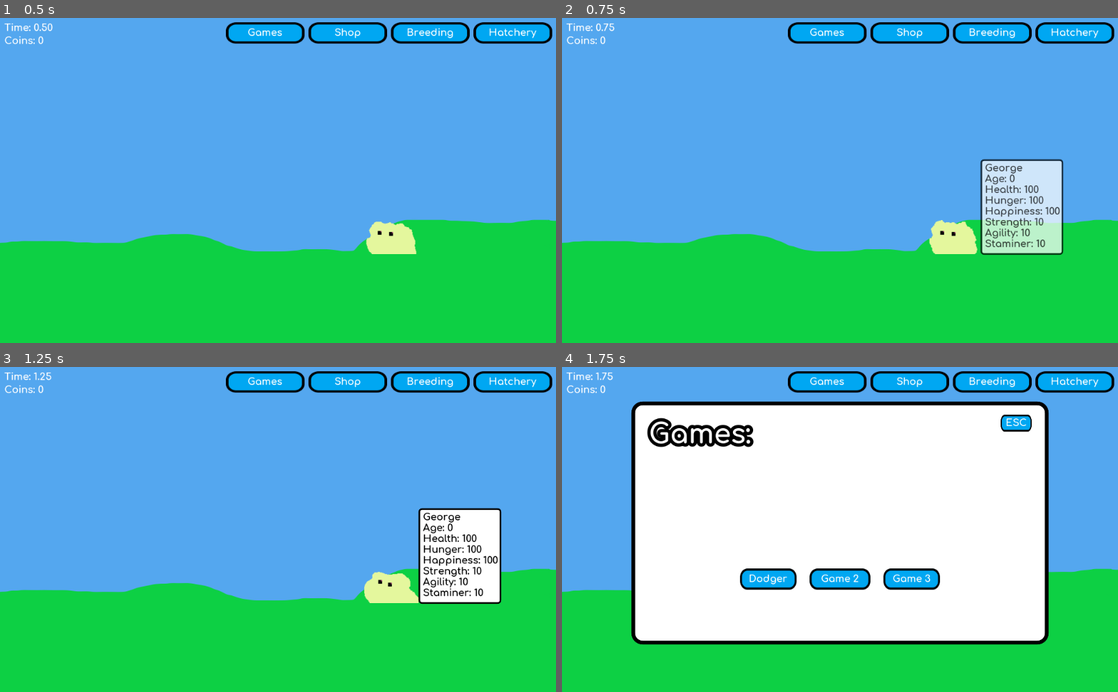
Above: before the commit, frames 1-4 (two rows, left to right).
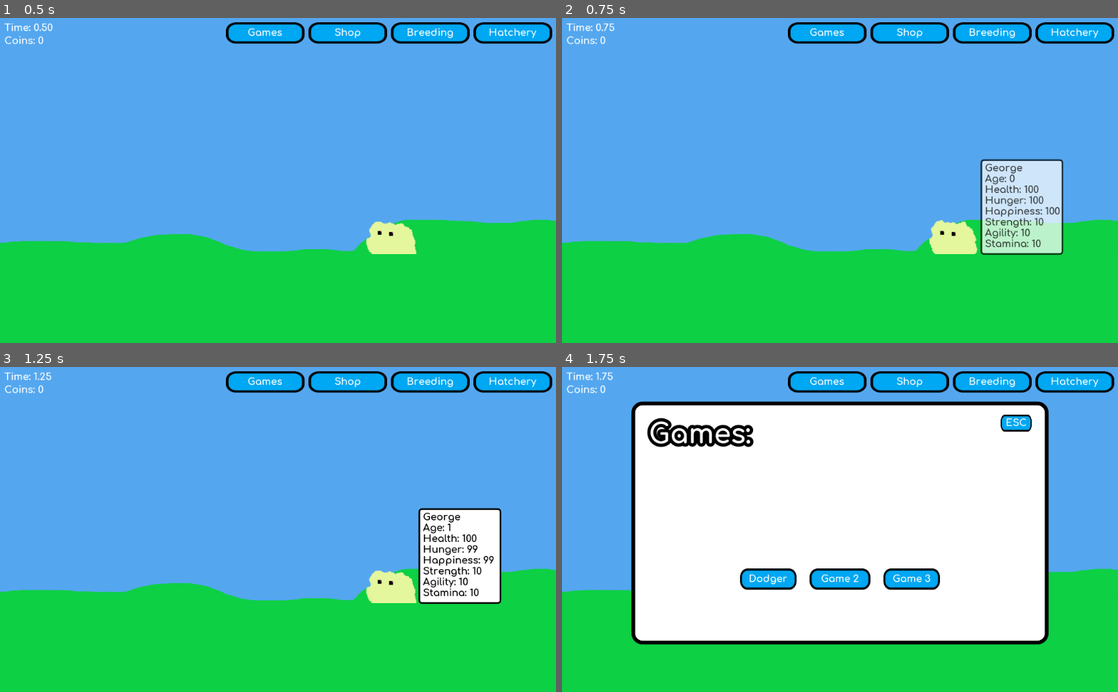
Above: after the commit, the same moments.

Repository: Elephant34/Bllob
Game: Godot game, scene res://scenes/global.tscn
Two runs of this game, one before a commit and one after it. Both use one fixed random seed, a clock stepped at 60 frames per second and the inputs below.
Inputs (mouse positions are in pixels of both pictures, inside the frame that each line leads up to):
- Up to frame 1 (0.5 s): no input
- Up to frame 2 (0.75 s): move the mouse to (951, 235) at 0.52 s
- Up to frame 3 (1.25 s): no input
- Up to frame 4 (1.75 s): click (828, 383) at 1.25 s

Frame 1 is identical in both runs. In frame 2, less than 0.1% of the frame differs, in the area x 82-87%, y 68-71%; in frame 3, 0.3%, in the area x 65-90%, y 48-73%; in frame 4, nothing differs.

Commit message:
Made timers count down

Diff:
--- a/scenes/bllob/bllob.gd
+++ b/scenes/bllob/bllob.gd
@@ -9,6 +9,13 @@
 var mode
 
 var self_data
+
+var panel_visible = false
+
+var appetite_count = 5
+var satisfaction_count = 5
+
+var aging_count = 20
 
 
 func _ready():
@@ -26,9 +33,20 @@
 	# Save typing time
 	self_data = global.bllob_data[id]
 
+	# Sets all the bllob attritubes from save
 	set_dynamics()
 	set_colour()
 	set_pos()
+
+	# Sets the timers
+	$Appetite.wait_time = appetite_count * self_data["appetite"]
+	$Satisfaction.wait_time = satisfaction_count * self_data["satisfaction"]
+	$Aging.wait_time = aging_count
+
+
+func _process(_dt):
+	if panel_visible:
+		set_attribute_text()
 
 
 func setup(bllob_id, bllob_mode):
@@ -78,6 +96,22 @@
 			)
 
 
+func set_attribute_text():
+	"""
+	Sets all the text for bllob panel
+	"""
+	var attribute_list = $BllobPanel/MarginContainer/AttributeList
+
+	attribute_list.get_node("Name").text = id
+	attribute_list.get_node("Age").text = "Age: %s" % self_data.age
+	attribute_list.get_node("Health").text = "Health: %s" % self_data.health
+	attribute_list.get_node("Hunger").text = "Hunger: %s" % self_data.hunger
+	attribute_list.get_node("Happiness").text = "Happiness: %s" % self_data.happiness
+	attribute_list.get_node("Strength").text = "Strength: %s" % self_data.strength
+	attribute_list.get_node("Agility").text = "Agility: %s" % self_data.agility
+	attribute_list.get_node("Stamina").text = "Stamina: %s" % self_data.stamina
+
+
 func _on_BllobPanel_about_to_show():
 	$BllobPanel/Tween.interpolate_property($BllobPanel, "modulate:a", 0.0, 1.0, 0.3, Tween.TRANS_LINEAR, Tween.EASE_IN)
 
@@ -86,22 +120,30 @@
 		self_data.position[1]-144
 	)
 
-	var attribute_list = $BllobPanel/MarginContainer/AttributeList
-	attribute_list.get_node("Name").text = id
-	attribute_list.get_node("Age").text = "Age: %s" % self_data["age"]
-	attribute_list.get_node("Health").text = "Health: %s" % self_data["health"]
-	attribute_list.get_node("Hunger").text = "Hunger: %s" % self_data["hunger"]
-	attribute_list.get_node("Happiness").text = "Happiness: %s" % self_data["happiness"]
-	attribute_list.get_node("Strength").text = "Strength: %s" % self_data["strength"]
-	attribute_list.get_node("Agility").text = "Agility: %s" % self_data["agility"]
-	attribute_list.get_node("Staminer").text = "Staminer: %s" % self_data["staminer"]
+	set_attribute_text()
 
 	$BllobPanel/Tween.start()
 
 
 func _on_BllobShape_mouse_entered():
 	$BllobPanel.popup()
+	panel_visible = true
 
 
 func _on_BllobShape_mouse_exited():
 	$BllobPanel.hide()
+	panel_visible = false
+
+
+func _on_Timer_timeout(timer):
+	"""
+	Called when a timer timesout to change an attribute
+	"""
+	match timer:
+		"appetite":
+			self_data.hunger -= 1
+		"satisfaction":
+			self_data.happiness -= 1
+		"aging":
+			self_data.age += 1
+			set_dynamics()
--- a/scenes/bllob/bllob.tscn
+++ b/scenes/bllob/bllob.tscn
@@ -39,12 +39,6 @@
 
 [node name="CollisionShape2D" type="CollisionShape2D" parent="BllobShape"]
 shape = SubResource( 2 )
-
-[node name="Appetite" type="Timer" parent="."]
-autostart = true
-
-[node name="Satisfaction" type="Timer" parent="."]
-autostart = true
 
 [node name="BllobPanel" type="PopupPanel" parent="."]
 margin_right = 152.0
@@ -153,7 +147,7 @@
 "_edit_use_anchors_": false
 }
 
-[node name="Staminer" type="Label" parent="BllobPanel/MarginContainer/AttributeList"]
+[node name="Stamina" type="Label" parent="BllobPanel/MarginContainer/AttributeList"]
 margin_top = 140.0
 margin_right = 141.0
 margin_bottom = 161.0
@@ -163,6 +157,18 @@
 __meta__ = {
 "_edit_use_anchors_": false
 }
+
+[node name="Appetite" type="Timer" parent="."]
+autostart = true
+
+[node name="Satisfaction" type="Timer" parent="."]
+autostart = true
+
+[node name="Aging" type="Timer" parent="."]
+autostart = true
 [connection signal="mouse_entered" from="BllobShape" to="." method="_on_BllobShape_mouse_entered"]
 [connection signal="mouse_exited" from="BllobShape" to="." method="_on_BllobShape_mouse_exited"]
 [connection signal="about_to_show" from="BllobPanel" to="." method="_on_BllobPanel_about_to_show"]
+[connection signal="timeout" from="Appetite" to="." method="_on_Timer_timeout" binds= [ "appetite" ]]
+[connection signal="timeout" from="Satisfaction" to="." method="_on_Timer_timeout" binds= [ "satisfaction" ]]
+[connection signal="timeout" from="Aging" to="." method="_on_Timer_timeout" binds= [ "aging" ]]
--- a/scenes/global.gd
+++ b/scenes/global.gd
@@ -18,10 +18,6 @@
 var bllob_prescene = preload("res://scenes/bllob/bllob.tscn")
 
 # Default timer seconds
-var appetite_count = 5
-var satisfaction_count = 5
-var aging_count = 20
-
 var autosave_count = 30
 
 var timer_paused = false
@@ -165,7 +161,7 @@
 			"happiness": 100,
 			"strength": 10,
 			"agility":10,
-			"staminer":10,
+			"stamina":10,
 		}
 	}
 
